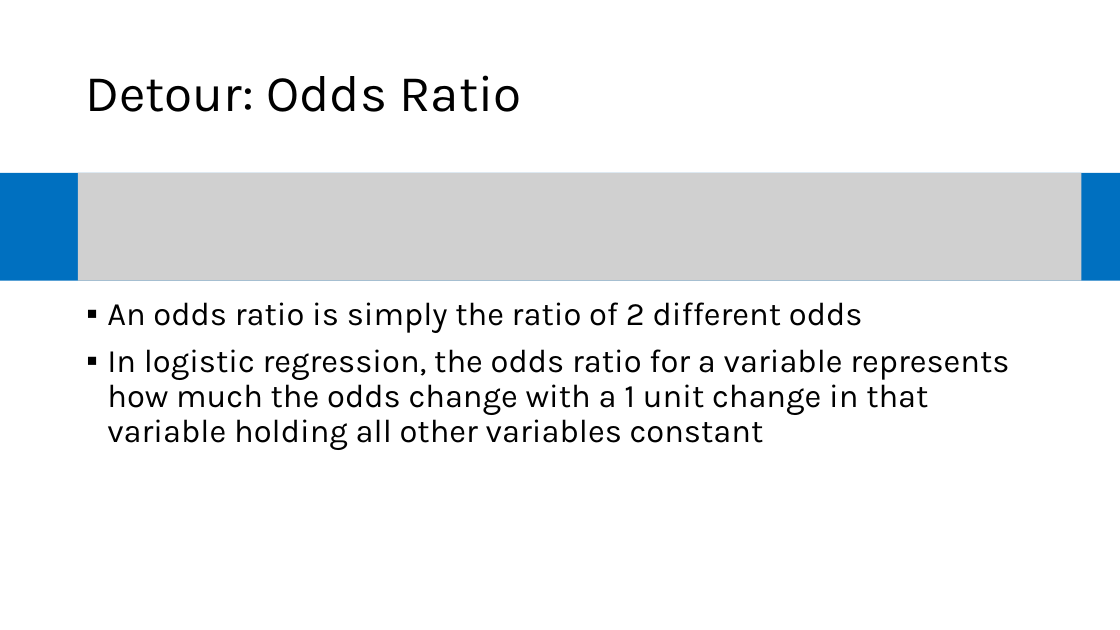
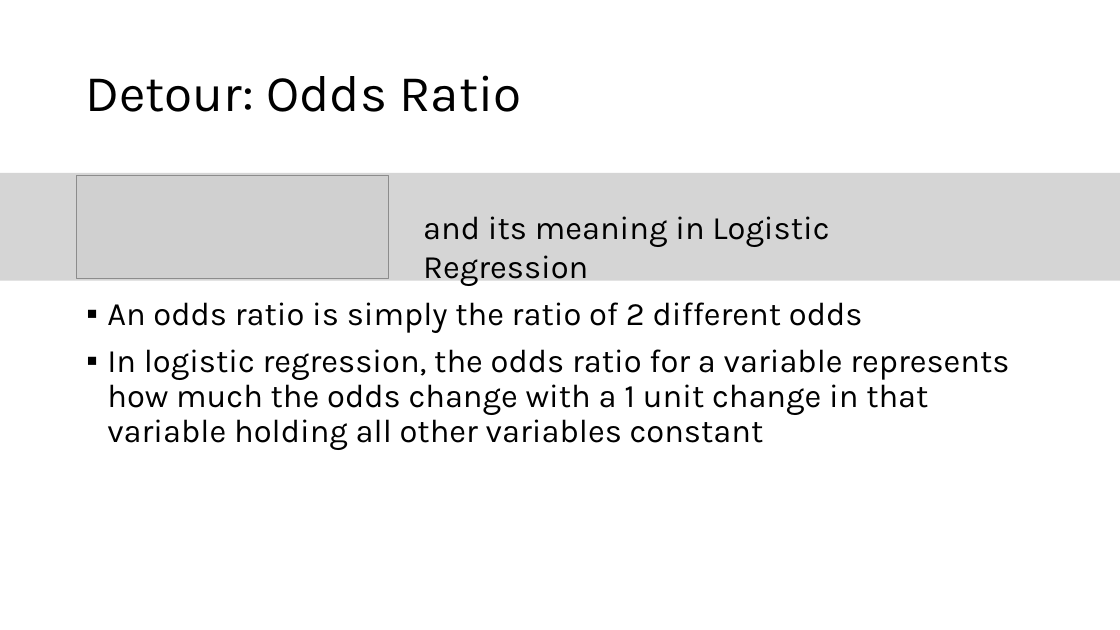
Before and after one commit to microsoft/AcademicContent, a slide deck: slide 28 of Instructor-Led/Module5/Lessons/Module5_Lesson7 Regression and Classification.pptx. Drawn at 1120x630 pixels with LibreOffice and Linux fonts; fonts in the diff are those of the drawing; grey boxes stand for pictures. Boxes give left, top, right and bottom in pixels: in the first picture for what was removed or moved away, otherwise in the second. Text is boxed around its words. In the diff, an @@ line names an element or a change of style, - is before the commit and + after.

```diff
--- a/Instructor-Led/Module5/Lessons/Module5_Lesson7 Regression and Classification.pptx
+++ b/Instructor-Led/Module5/Lessons/Module5_Lesson7 Regression and Classification.pptx
@@ rectangle at <box>0,173,1120,281</box>: fill #0070C0 to #D5D5D5 @@
@@ picture added at <box>76,176,388,278</box> @@
@@ picture removed at <box>78,173,1082,281</box> @@
@@ text added at <box>423,216,829,287</box>, 28 pt, text #000000 @@
+and its meaning in Logistic Regression
```
Also in this commit, not shown: 10 other slides changed, 11 other files.
